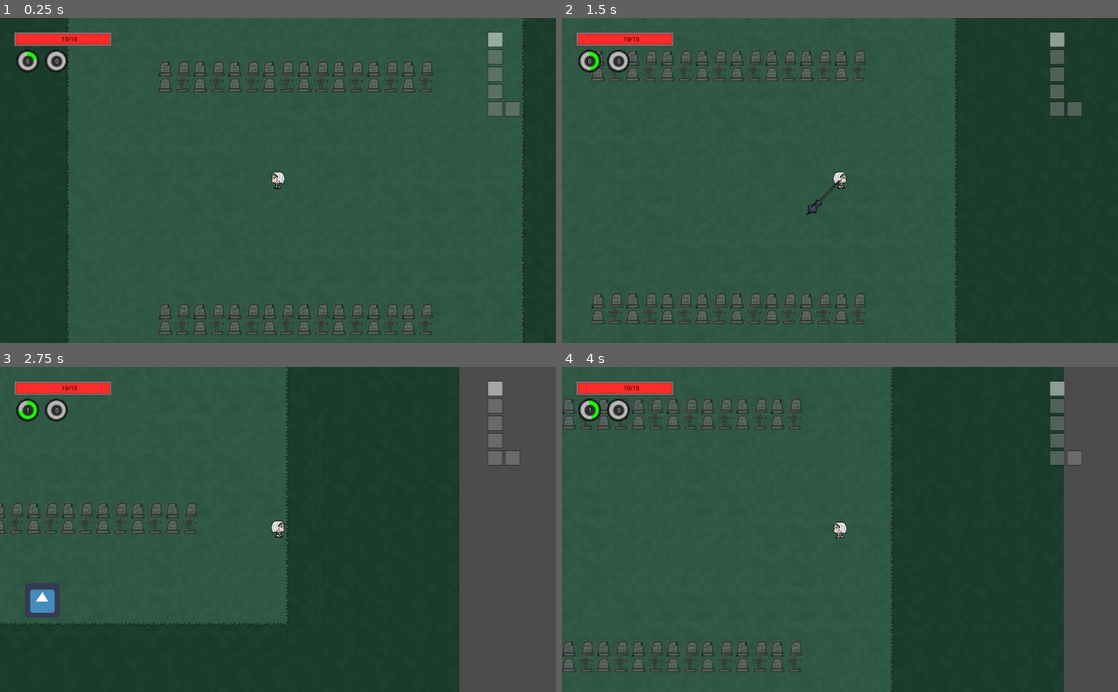
Above: before the commit, frames 1-4 (two rows, left to right).
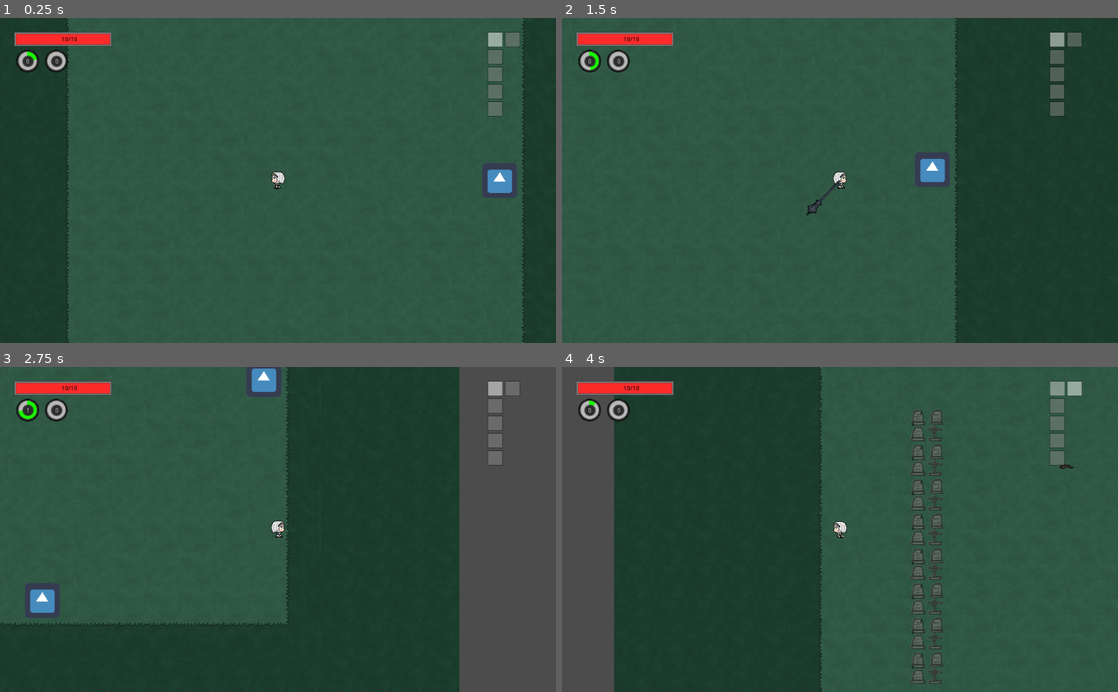
Above: after the commit, the same moments.

Repository: inazumaron/holo_world
Game: Godot game, scene res://levels/level_handler.tscn
Two runs of this game, one before a commit and one after it. Both use one fixed random seed, a clock stepped at 60 frames per second and the inputs below. This scene is started directly instead of the project's main scene. The engine's default icon, where the game draws it, is replaced by a stand-in: a white triangle on a blue panel in a dark square.
Inputs (mouse positions are in pixels of both pictures, inside the frame that each line leads up to):
- Up to frame 1 (0.25 s): no input
- Up to frame 2 (1.5 s): tap Enter (ui_accept) at 0.5, 0.6, 0.77, 1.07 s; move the mouse to (962, 164) at 0.52 s; hold Right (ui_right) 0.53-1.28 s; move the mouse to (728, 196) at 1.27 s; hold Down (ui_down) from 1.28 s (still down); click (728, 196) at 1.35 s
- Up to frame 3 (2.75 s): tap Enter (ui_accept) at 1.52, 1.55, 1.82, 2.3 s; move the mouse to (333, 458) at 2.02 s; release Down (ui_down) at 2.03 s; hold Right (ui_right) from 2.03 s (still down); right-click (333, 458) at 2.1 s
- Up to frame 4 (4 s): move the mouse to (812, 594) at 2.77 s; release Right (ui_right) at 2.78 s; hold Up (ui_up) 2.78-3.53 s; tap Enter (ui_accept) at 2.85, 3.02, 3.32, 3.77, 3.8 s; move the mouse to (1006, 578) at 3.52 s; press the mouse at (1006, 578) at 3.53 s; hold Left (ui_left) from 3.53 s (still down)

The runs differ from the first frame. In frame 1, 5.4% of the frame differs, in the area x 11-95%, y 0-100%; in frame 2, 5.1%; in frame 3, 2.2%; in frame 4, 75%, in the area x 0-100%, y 0-100%.

Commit message:
next level system

Diff:
--- a/enemies/gy_zombie_basic.gd
+++ b/enemies/gy_zombie_basic.gd
@@ -56,6 +56,13 @@
 			if can_attack:
 				attack()
 		buff_handler(delta)
+
+func sanity_check():		#for bug handling
+	#Out of bounds
+	var temp = GameHandler.room_radius
+	if position.x < -temp or position.x > temp or position.y < -temp or position.y > temp:
+		dead = true
+	#Stuck in obstacle
 
 func buff_handler(delta):	#for buffs too complex for buff handler to deal with i.e. making them move
 	if "knockback" in buffs:
--- a/levels/level_handler.gd
+++ b/levels/level_handler.gd
@@ -43,7 +43,7 @@
 var minimap_base = preload("res://ui/minimap.tscn")
 
 func _ready():
-	seed(1)
+	seed(0)
 	set_process(false)
 	if level_seed == 0:
 		level_seed = randi()
@@ -108,22 +108,27 @@
 	return i
 
 func change_room():
-	BuffHandler.clear_list()
-	active_room.queue_free()
-	active_room_val = path[active_room_val][door_dir]
-	generate_room()
-	print(active_room_val)
-
-	char_data[0] = character.send_data()
-	character.queue_free()
-	if char2 != null:
-		char_data[1] = char2.send_data()
-		char2.queue_free()
-	if char3 != null:
-		char_data[2] = char3.send_data()
-		char3.queue_free()
-	generate_character()
-	character.generate_minimap(path, active_room_val)
+	if door_dir != "":
+		BuffHandler.clear_list()
+		active_room.queue_free()
+		active_room_val = path[active_room_val][door_dir]
+		generate_room()
+
+		char_data[0] = character.send_data()
+		character.queue_free()
+		if char2 != null:
+			char_data[1] = char2.send_data()
+			char2.queue_free()
+		if char3 != null:
+			char_data[2] = char3.send_data()
+			char3.queue_free()
+		generate_character()
+		character.generate_minimap(path, active_room_val)
+	else:
+		next_level()
+
+func next_level():
+	GameHandler.change_handler(self,"route")
 
 func generate_doors():
 	if path[active_room_val]["up"] != -1:
@@ -148,6 +153,12 @@
 		var temp_door = door_base.instance()
 		temp_door.dir = "left"
 		temp_door.position = Vector2(-room_radius, 0)
+		add_child(temp_door)
+		door_list.append(temp_door)
+	if path[active_room_val]["boss_room"]:
+		var temp_door = door_base.instance()
+		temp_door.dir = ""
+		temp_door.position = Vector2.ZERO
 		add_child(temp_door)
 		door_list.append(temp_door)
 
@@ -192,7 +203,7 @@
 func compute_stats():
 	room_count = floor(pow(level,1.5)) + 5
 	max_level_size = ceil(room_count/2)+1
-	enemy_budget = 10*floor(pow(level,1.5))
+	enemy_budget = 2*floor(pow(level,1.5))
 
 func generate_path(r_count, max_size, l_seed): #room count and max size of map (nxn)
 	rand_seed(l_seed)
@@ -223,4 +234,8 @@
 		"down":temp_path.find(Vector2(cell.x, cell.y+1)),
 		"cleared":false, "r_seed":randi(), "coord":cell, "template":0}
 		temp_cell["template"] = gen_template(temp_cell)
+		if i == temp_path.size()-1:
+			temp_cell["boss_room"] = true
+		else:
+			temp_cell["boss_room"] = false
 		path.append(temp_cell)
--- a/levels/room_graveyard.gd
+++ b/levels/room_graveyard.gd
@@ -145,7 +145,7 @@
 				while i < data.size():
 					var r1 = data[i]
 					var r2 = data[i+1]
-					if x >= r1.x and x <= r2.x and y >= r2.y and y <= r2.y:
+					if x >= r1.x and x <= r2.x and y >= r1.y and y <= r2.y:
 						clear = false
 						break
 					i+= 2
--- a/obj/game_handler.gd
+++ b/obj/game_handler.gd
@@ -22,6 +22,7 @@
 
 const MAX_LEVELS = 10		#how many levels
 const WORLD_NUM = 5		#amount of available worlds
+const room_radius = 408
 var curr_world_id = "none"
 
 var worlds = []
@@ -29,12 +30,18 @@
 var next_step = "none"
 var player_pos = Vector2.ZERO
 
+var level_val = ""
+
 func change_handler(x,y):
 	x.queue_free()
+	BuffHandler.set_process(false)
 	if y == "charSel":
 		get_tree().change_scene("res://obj/charSel_handler.tscn")
 	if y == "route":
 		get_tree().change_scene("res://obj/route_handler.tscn")
+	if y == "level":
+		BuffHandler.set_process(true)
+		get_tree().change_scene("res://levels/level_handler.tscn")
 
 func set_next_step(x):
 	next_step = x
@@ -55,9 +62,8 @@
 			worlds.append(temp)
 	return worlds
 
-func load_level(val):
-	BuffHandler.set_process(true)
-	get_tree().change_scene("res://levels/level_handler.tscn")
+func set_level_val(val):
+	level_val = val
 
 func move():
 	if next_step == "left":
@@ -122,7 +128,6 @@
 
 func next_level(char_data):
 	level += 1
-	#save_data(char_data)
 
 func save_data(data):
 	var file = File.new()
--- a/obj/route_handler.gd
+++ b/obj/route_handler.gd
@@ -38,7 +38,8 @@
 				card.queue_free()
 			all_cards.clear()
 			active_cards.clear()
-			GameHandler.load_level(i.value)
+			GameHandler.set_level_val(i.value)
+			GameHandler.change_handler(self, "level")
 
 func switch_texture(n):
 	if n == 0:
